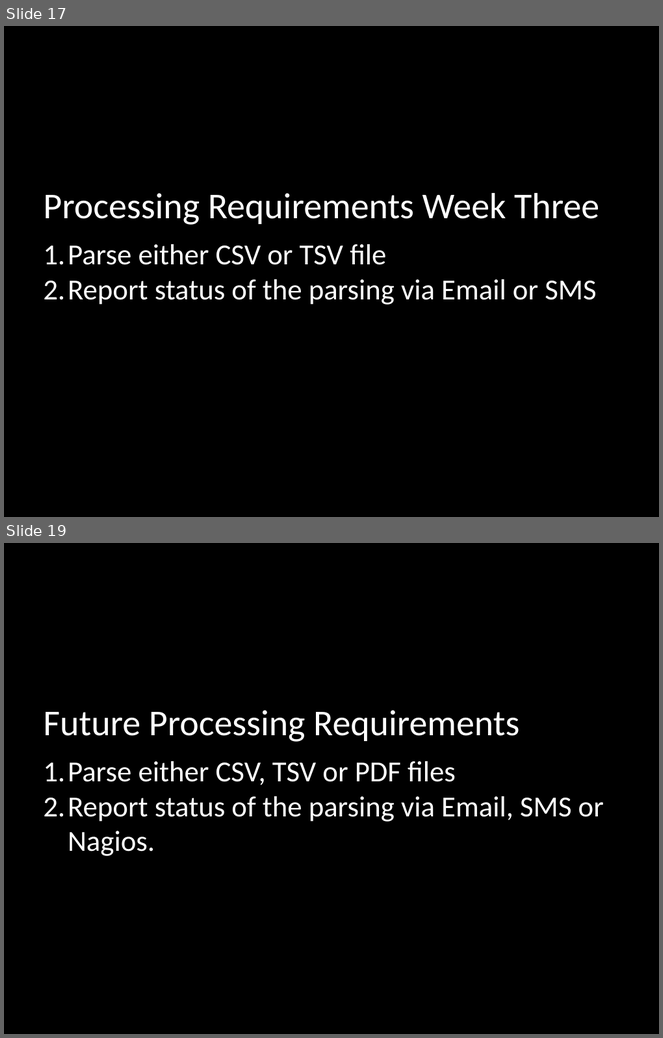
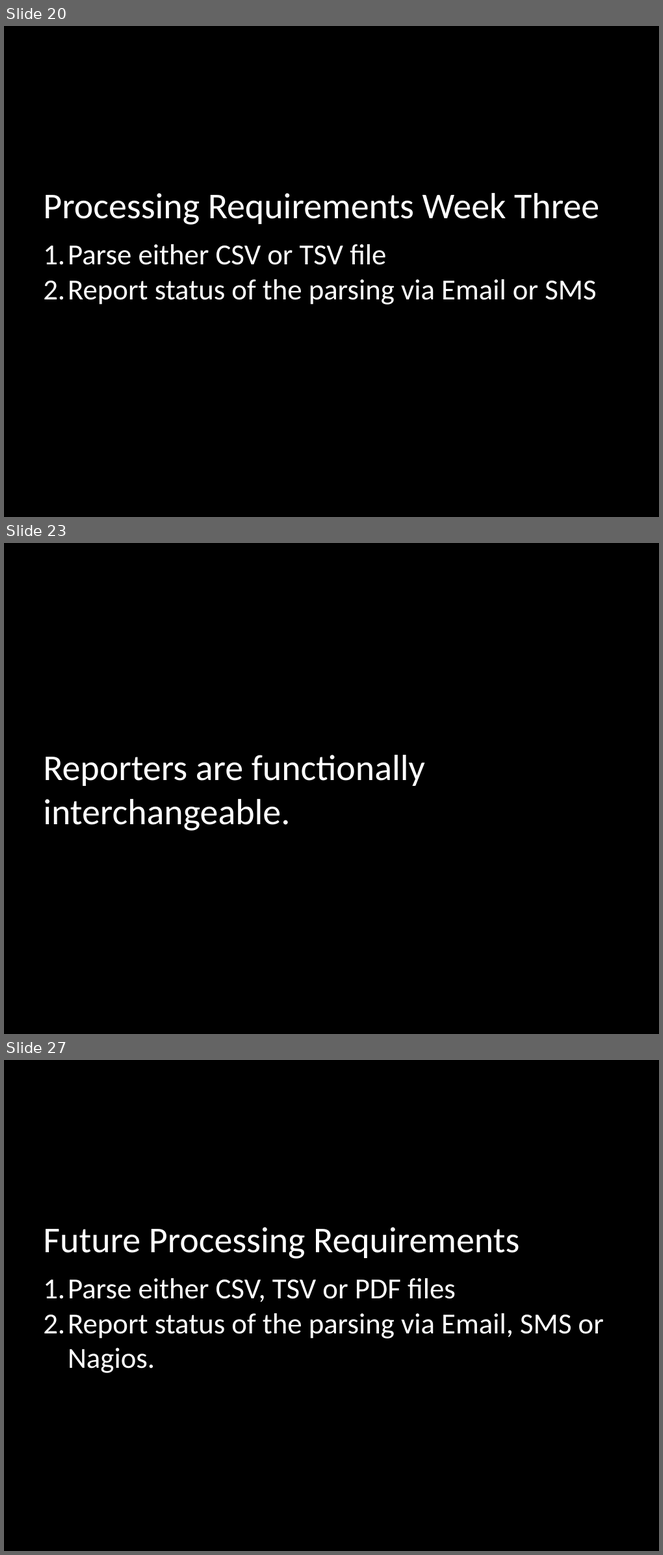
Before and after one commit to mikegehard/Better-Ruby-Through-Design-Principles, a slide deck: BetterRubyThroughDesignPatterns.pptx. Shown one above the other, each under a label of ours: slides 17 and 19 before the commit, slides 20, 23 and 27 after it; the slides between them are not shown. The pictures are 663x1038 and 663x1555 pixels, drawn with LibreOffice and Linux fonts; fonts in the diff are those of the drawing. Boxes give left, top, right and bottom in pixels: in the first picture for what was removed or moved away, otherwise in the second. Text is boxed around its words. In the diff, an @@ line names an element or a change of style, - is before the commit and + after.

```diff
--- a/BetterRubyThroughDesignPatterns.pptx
+++ b/BetterRubyThroughDesignPatterns.pptx
@@ slide 23 added at [4,543,659,1034], background #000000 @@
@@ text added at [43,755,425,831], 40 pt, text #FFFFFF @@
+Reporters are functionally interchangeable.
@@ what was slide 17 is now slide 20 @@
@@ what was slide 19 is now slide 27 @@
```
Also in this commit, not shown: 2 slides changed, 7 other slides added.
